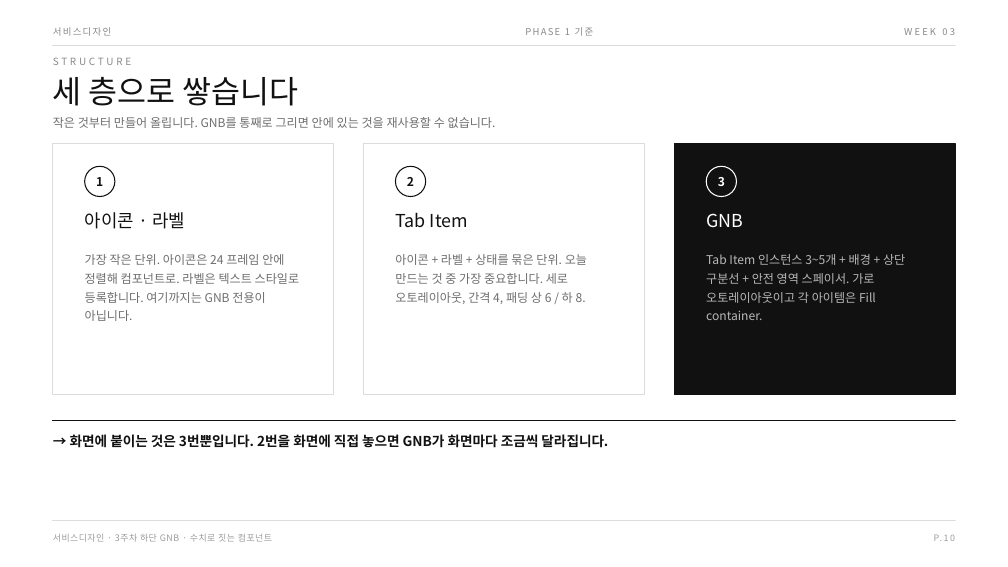
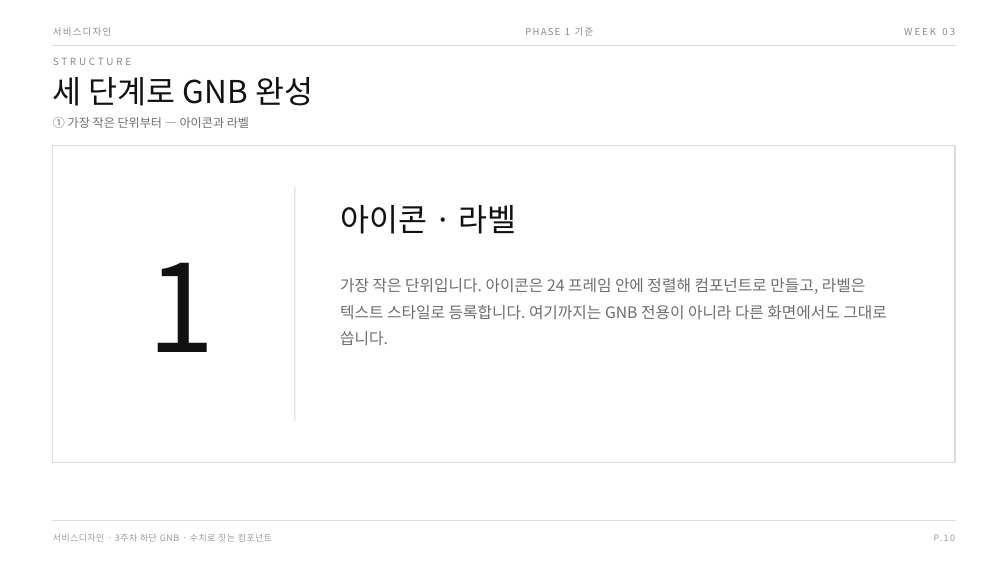
Before and after one commit to design-eng/MIN.D, a slide deck: slide 14 of dist/weeks-2학기/서비스디자인_2학기_03주차_GNB컴포넌트.pptx. Drawn at 1008x567 pixels with LibreOffice and Linux fonts; fonts in the diff are those of the drawing. Boxes give left, top, right and bottom in pixels: in the first picture for what was removed or moved away, otherwise in the second. Text is boxed around its words. In the diff, an @@ line names an element or a change of style, - is before the commit and + after.

```diff
--- a/dist/weeks-2학기/서비스디자인_2학기_03주차_GNB컴포넌트.pptx
+++ b/dist/weeks-2학기/서비스디자인_2학기_03주차_GNB컴포넌트.pptx
@@ text at (x1=53, y1=77, x2=313, y2=106): text changed @@
-세 층으로 쌓습니다
+세 단계로 GNB 완성
@@ text at (x1=53, y1=117, x2=249, y2=128): text changed @@
-작은 것부터 만들어 올립니다. GNB를 통째로 그리면 안에 있는 것을 재사용할 수 없습니다.
+① 가장 작은 단위부터 — 아이콘과 라벨
@@ rectangle resized from (x1=364, y1=144, x2=644, y2=395) to (x1=53, y1=145, x2=955, y2=463) @@
@@ rectangle removed at (x1=53, y1=144, x2=333, y2=395) @@
@@ rectangle removed at (x1=675, y1=144, x2=955, y2=395) @@
@@ ellipse removed at (x1=85, y1=166, x2=115, y2=197) @@
@@ text "1" moved from (x1=96, y1=177, x2=103, y2=186) to (x1=148, y1=262, x2=216, y2=352) @@
@@ text "1" at (x1=148, y1=262, x2=216, y2=352): size 11.5 to 116 pt, bold off @@
@@ ellipse removed at (x1=395, y1=166, x2=426, y2=197) @@
@@ text removed at (x1=407, y1=177, x2=414, y2=186) @@
-2
@@ ellipse removed at (x1=706, y1=166, x2=737, y2=197) @@
@@ text removed at (x1=718, y1=177, x2=725, y2=186) @@
-3
@@ line added from (295, 187) to (295, 421), #DCDCDC 1 pt @@
@@ text "아이콘 · 라벨" moved from (x1=85, y1=212, x2=185, y2=229) to (x1=340, y1=205, x2=517, y2=234) @@
@@ text "아이콘 · 라벨" at (x1=340, y1=205, x2=517, y2=234): size 17 to 30 pt; line spacing 1.14 to 1 @@
@@ text removed at (x1=395, y1=212, x2=468, y2=228) @@
-Tab Item
@@ text removed at (x1=706, y1=213, x2=743, y2=227) @@
-GNB
@@ text removed at (x1=395, y1=254, x2=587, y2=304) @@
-아이콘 + 라벨 + 상태를 묶은 단위. 오늘 만드는 것 중 가장 중요합니다. 세로 오토레이아웃, 간격 4, 패딩 상 6 / 하 8.
@@ text removed at (x1=706, y1=254, x2=905, y2=320) @@
-Tab Item 인스턴스 3~5개 + 배경 + 상단 구분선 + 안전 영역 스페이서. 가로 오토레이아웃이고 각 아이템은 Fill container.
@@ text at (x1=340, y1=278, x2=886, y2=345): text changed; size 11.5 to 15 pt @@
-가장 작은 단위. 아이콘은 24 프레임 안에 정렬해 컴포넌트로. 라벨은 텍스트 스타일로 등록합니다. 여기까지는 GNB 전용이 아닙니다.
+가장 작은 단위입니다. 아이콘은 24 프레임 안에 정렬해 컴포넌트로 만들고, 라벨은 텍스트 스타일로 등록합니다. 여기까지는 GNB 전용이 아니라 다른 화면에서도 그대로 씁니다.
@@ rectangle removed at (x1=53, y1=420, x2=955, y2=421) @@
@@ text removed at (x1=70, y1=434, x2=608, y2=448) @@
-→ 화면에 붙이는 것은 3번뿐입니다. 2번을 화면에 직접 놓으면 GNB가 화면마다 조금씩 달라집니다.
```
Also in this commit, not shown: 10 other slides changed, 2 slides added, 1 slide removed, 6 other files.
